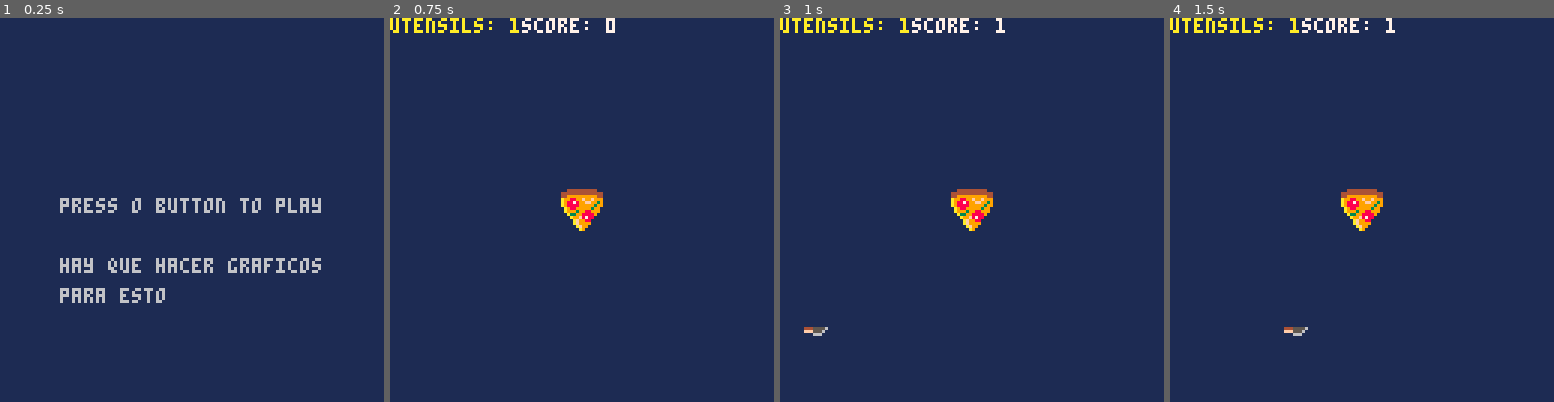
Above: before the commit, frames 1-4 (left to right).
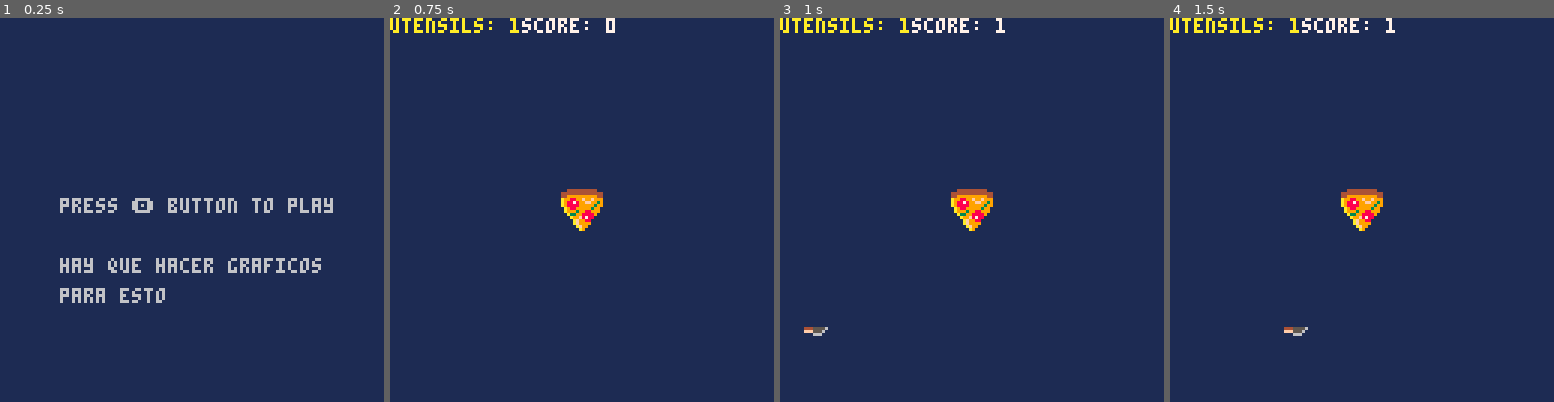
Above: after the commit, the same moments.

Repository: nickcova/Pico8Carts
Game: PICO-8 cartridge sliced/sliced.p8
Same seed, same stepped clock (60 frames per second), same inputs: the game is played once before the commit and once after it.
Inputs:
- Up to frame 1 (0.25 s): no input
- Up to frame 2 (0.75 s): tap O (Z key) at 0.7 s
- Up to frame 3 (1 s): no input
- Up to frame 4 (1.5 s): no input

The runs differ from the first frame. In frame 1, 0.8% of the frame differs, in the area x 34-87%, y 46-51%; in frame 2, nothing differs; in frame 3, nothing differs; in frame 4, nothing differs.

Commit message:
Reset variables brefore restarting the game

Diff:
--- a/sliced/sliced.p8
+++ b/sliced/sliced.p8
@@ -29,7 +29,7 @@
 
 function menu_draw()
 	cls(1)
-	print("press o button to play",20,60)
+	print("press 🅾️ button to play",20,60)
 	print("hay que hacer graficos",20,80)
 	print("para esto",20,90)
 end
@@ -43,15 +43,13 @@
 end
 
 function game_update()
-	if not (game_over) then
-		move_pizza()
-		pizza_boundary_check()
-		move_utensils()
-		pizza_collision_chk()
-		update_utensils()
-		update_score()
-		update_frame_count()
-	end
+	move_pizza()
+	pizza_boundary_check()
+	move_utensils()
+	pizza_collision_chk()
+	update_utensils()
+	update_score()
+	update_frame_count()
 end
 
 function game_draw()
@@ -63,14 +61,21 @@
 end
 
 -->8
--- tab 2
--- game over state
+-- tab 2 (game over state)
 function gameover_update()
-    if (btnp(4)) game_init() -- restart the game
+    if (btnp(4)) then
+        pizza={}
+        utensils={}
+        score=0
+        game_over=false
+        frame_count=0
+        game_init() -- restart the game
+    end
 end
 
 function gameover_draw()
     print("game over",44,64)
+    print("press 🅾️ to try again",24,72)
 end
 -->8
 -- tab 3
